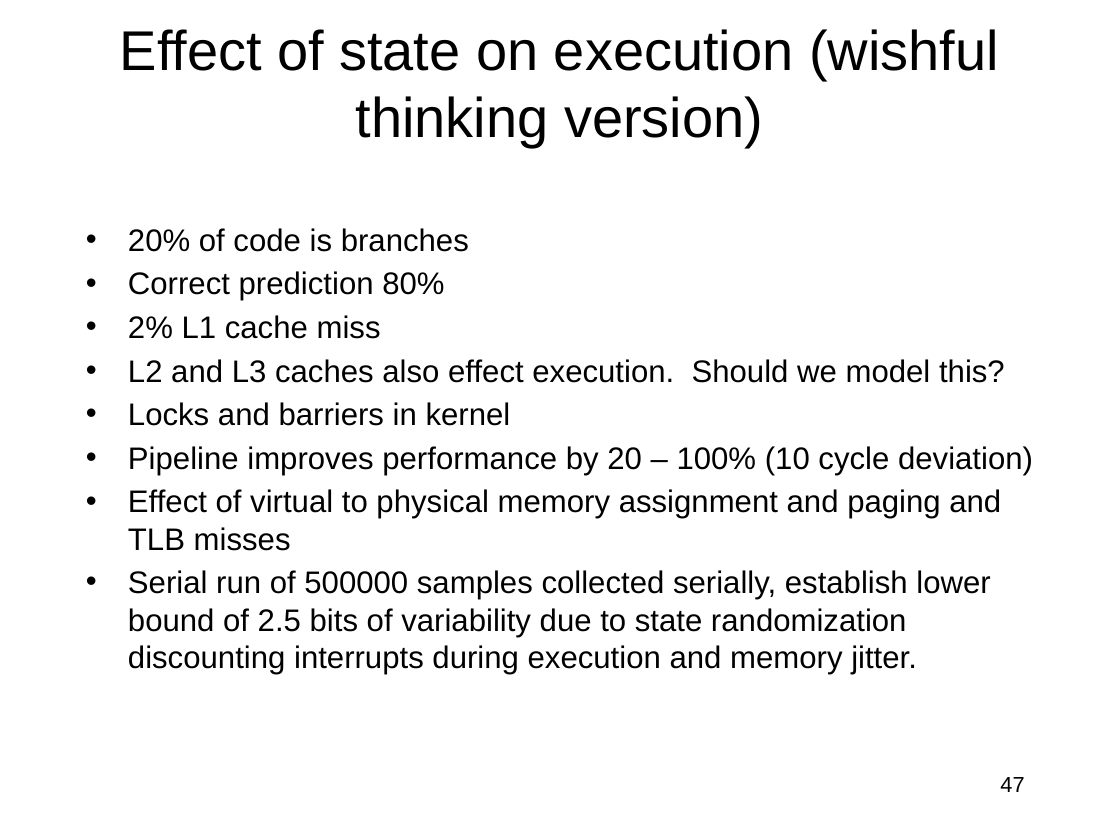
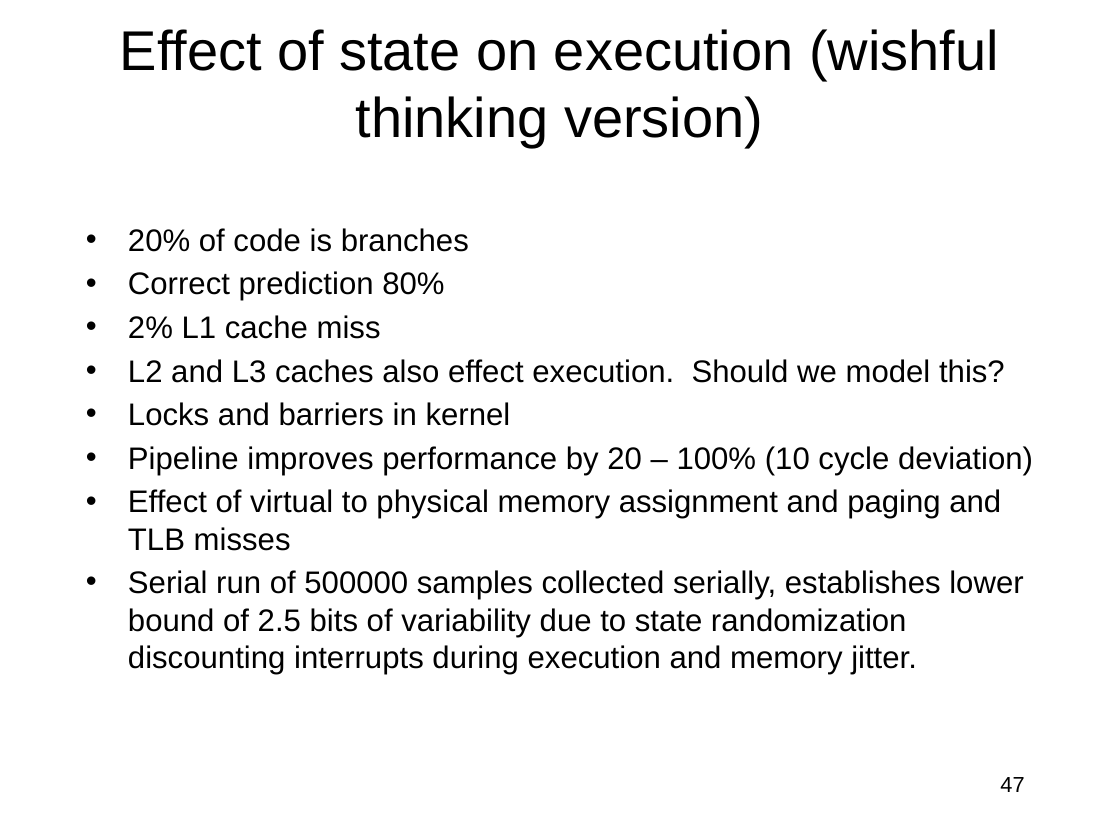
Before and after one commit to jlmucb/class_notes, a slide deck: slide 47 of BerkeleyClass/CS290Spring2013/Lectures/entropy_talk.pptx. Drawn at 1120x840 pixels with LibreOffice and Linux fonts; fonts in the diff are those of the drawing. Boxes give left, top, right and bottom in pixels: in the first picture for what was removed or moved away, otherwise in the second. Text is boxed around its words. In the diff, an @@ line names an element or a change of style, - is before the commit and + after.

```diff
--- a/BerkeleyClass/CS290Spring2013/Lectures/entropy_talk.pptx
+++ b/BerkeleyClass/CS290Spring2013/Lectures/entropy_talk.pptx
@@ text at (128,570,1023,674): text changed @@
-• Serial run of 500000 samples collected serially, establish lower bound of 2.5 bits of variability due to state randomization discounting interrupts during execution and memory jitter.
+• Serial run of 500000 samples collected serially, establishes lower bound of 2.5 bits of variability due to state randomization discounting interrupts during execution and memory jitter.
```
Also in this commit, not shown: 1 other slide changed, 1 other file.
